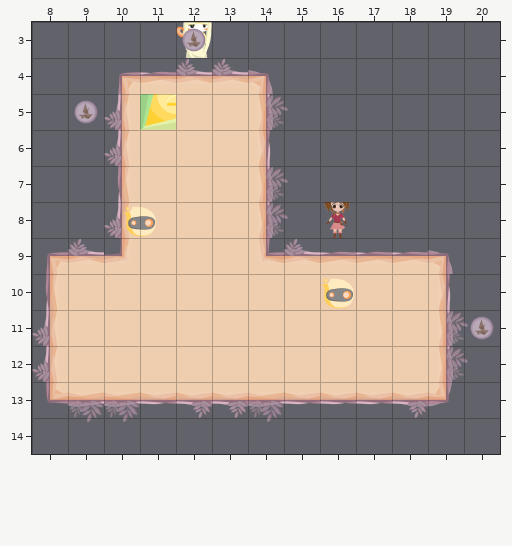
Tiled map: LibGDX/core/assets/Levels/level11.tmx. The picture above was drawn from the file before the commit.
Cells are 128x128 px. Shown: x 8..20, y 3..14.
Once edited:
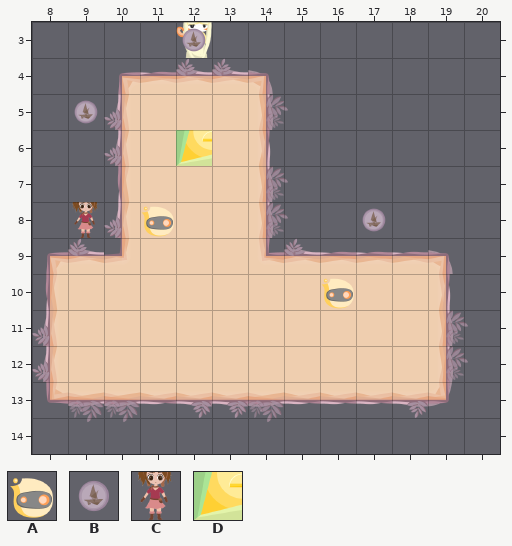
Key: from "newTile": A 58 "undermonster", B 67 "ship", C 69 "player", D 70 "gate".
_ is an empty cell.
Objects are placed by their top-left corner, in cells (3,4 is the top-left corner of cell 3,4); size is 1x1 cell unless given.
The exact change:
Layer "Monster":
Object A "1" at 10.5,8 becomes A "1" at 11,8.
Layer "Object":
There is now tile B in row 8 at x 17.
There is now tile C in row 8 at x 9.
There is now tile D in row 6 at x 12.
Tile B is removed in row 11 at x 20.
Tile C is removed in row 8 at x 16.
Tile D is removed in row 5 at x 11.
Pixel boxes of the changes (left, top, right, bottom) in both pictures:
changed: (140, 94, 212, 166)
added: (72, 202, 98, 238)
changed: (124, 206, 174, 237)
changed: (324, 202, 386, 238)
removed: (470, 316, 494, 340)
